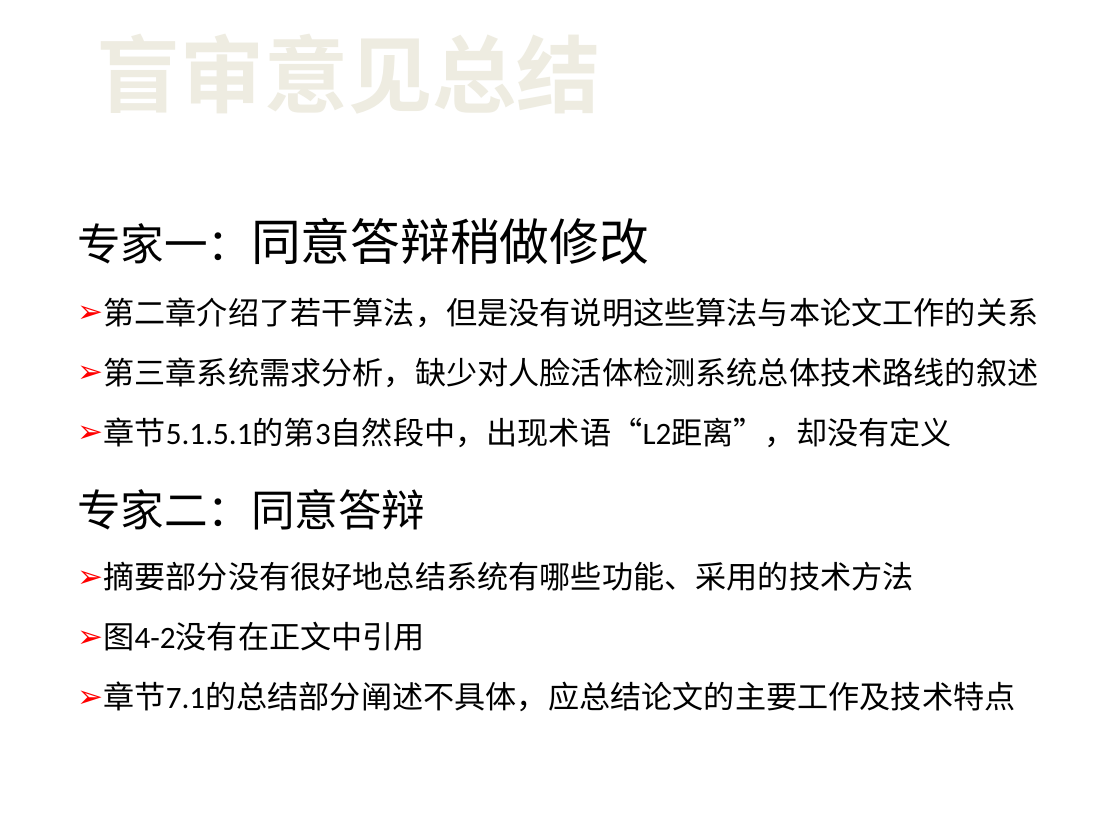
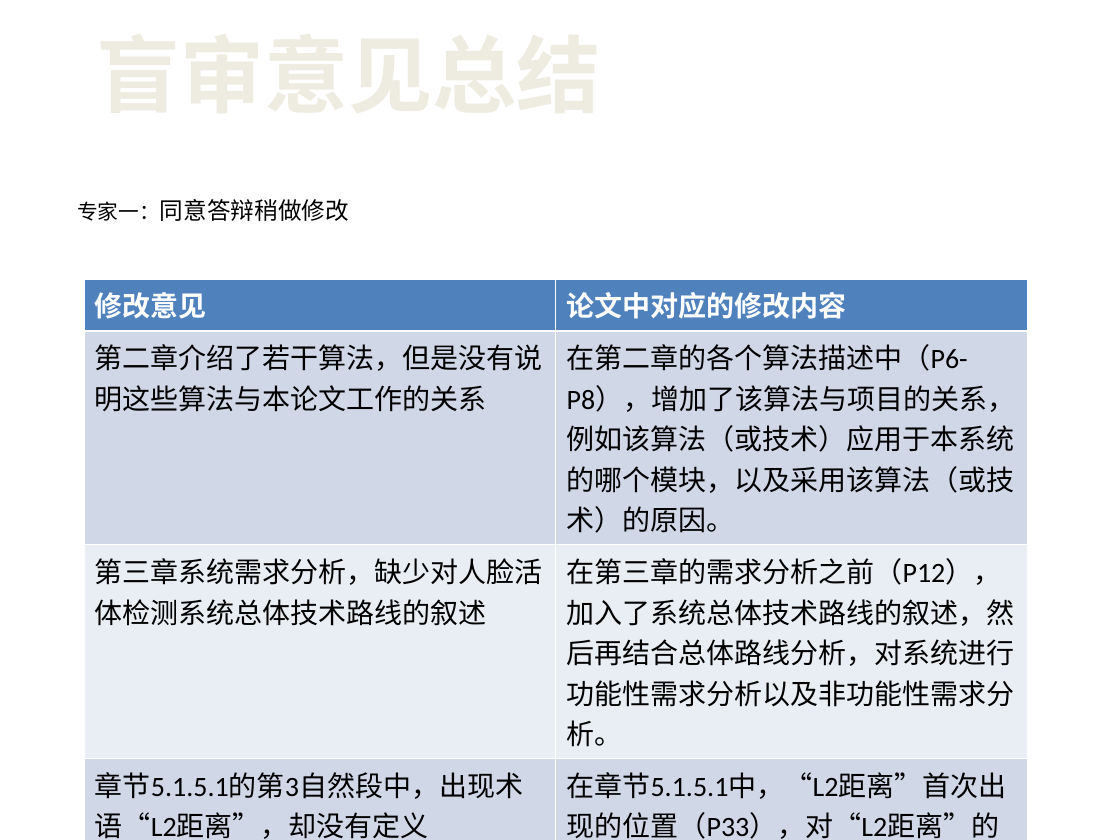
Before and after one commit to netbeen/BiyePaper, a slide deck: slide 30 of 答辩PPT.ppt (slide 35 before the commit). Drawn at 1120x840 pixels with LibreOffice and Linux fonts; fonts in the diff are those of the drawing; background and template pictures are left out. Boxes give left, top, right and bottom in pixels: in the first picture for what was removed or moved away, otherwise in the second. Text is boxed around its words. In the diff, an @@ line names an element or a change of style, - is before the commit and + after.

```diff
--- a/答辩PPT.ppt
+++ b/答辩PPT.ppt
@@ text added at box(77, 199, 349, 221), 15.2 pt, text #000000 @@
+专家一：同意答辩稍做修改
@@ text removed at box(77, 218, 1039, 711) @@
-专家一：同意答辩稍做修改
-➢ 第二章介绍了若干算法，但是没有说明这些算法与本论文工作的关系
-➢ 第三章系统需求分析，缺少对人脸活体检测系统总体技术路线的叙述
-➢ 章节5.1.5.1的第3自然段中，出现术语“L2距离”，却没有定义
-专家二：同意答辩
-➢ 摘要部分没有很好地总结系统有哪些功能、采用的技术方法
-➢ 图4-2没有在正文中引用
-➢ 章节7.1的总结部分阐述不具体，应总结论文的主要工作及技术特点
@@ table added at box(84, 279, 1027, 840), 4 rows, 2 columns @@
+修改意见 | 论文中对应的修改内容
+第二章介绍了若干算法，但是没有说明这些算法与本论文工作的关系 | 在第二章的各个算法描述中（P6-P8），增加了该算法与项目的关系，例如该算法（或技术）应用于本系统的哪个模块，以及采用该算法（或技术）的原因。
+第三章系统需求分析，缺少对人脸活体检测系统总体技术路线的叙述 | 在第三章的需求分析之前（P12），加入了系统总体技术路线的叙述，然后再结合总体路线分析，对系统进行功能性需求分析以及非功能性需求分析。
+章节5.1.5.1的第3自然段中，出现术语“L2距离”，却没有定义 | 在章节5.1.5.1中，“L2距离”首次出现的位置（P33），对“L2距离”的定义进行了解释说明。
```
Also in this commit, not shown: 18 other slides changed, 3 slides added, 7 slides removed, 11 other files.
